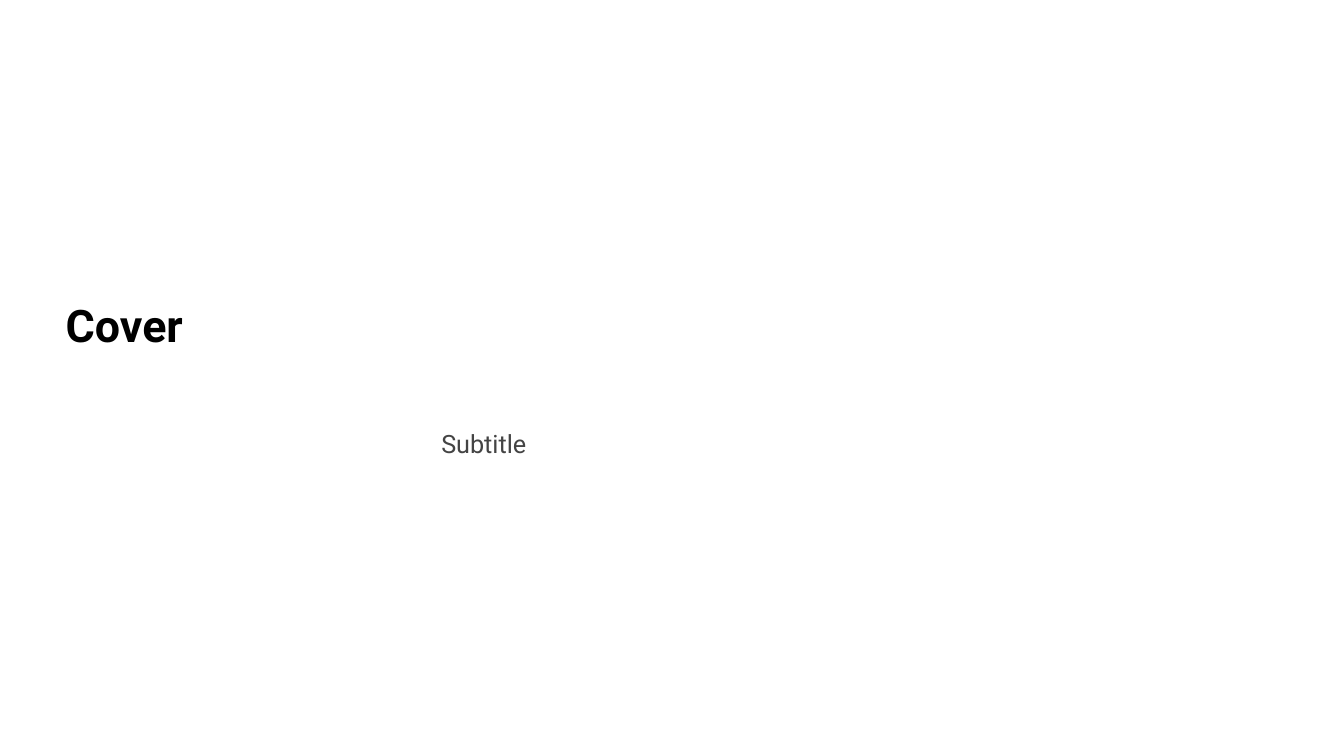
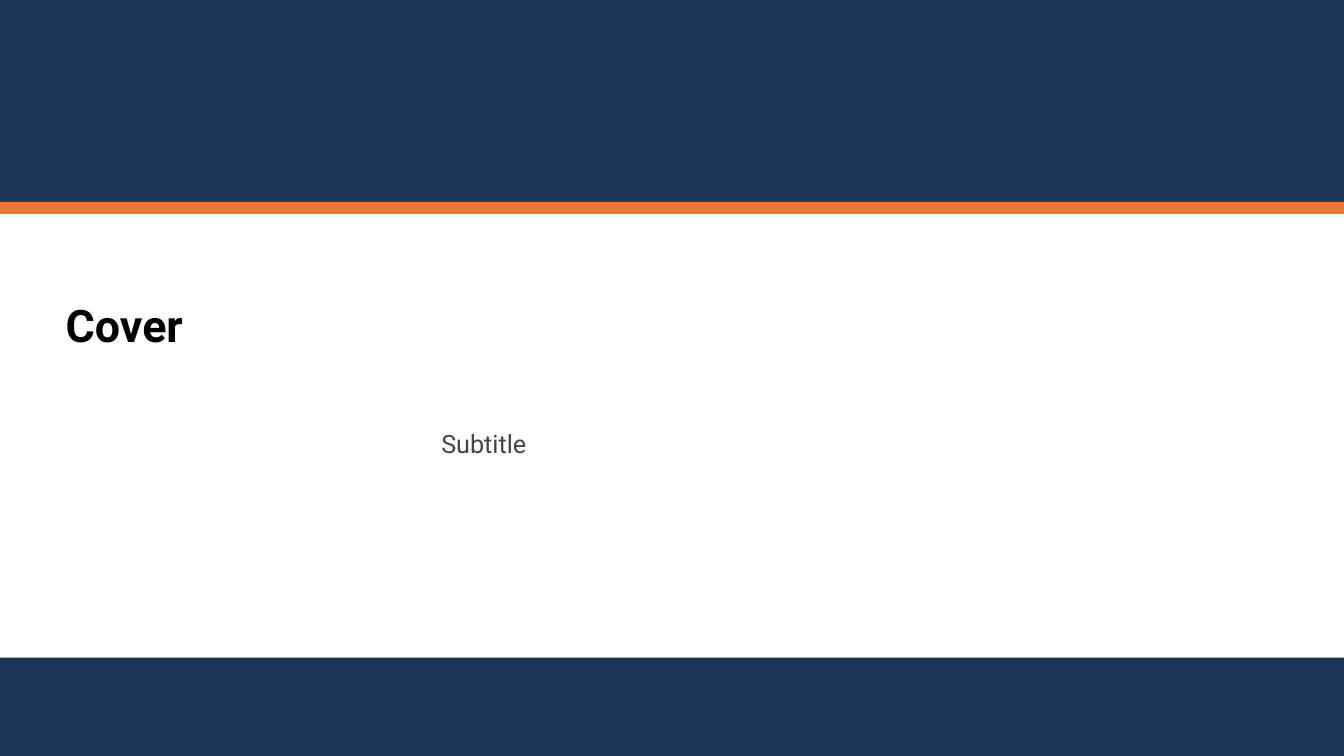
Before and after one commit to ymuichiro/pptx-parser-for-ai, a slide deck: slide 1 of examples/review/sample-deck.generated.pptx. Drawn at 1344x756 pixels with LibreOffice and Linux fonts; fonts in the diff are those of the drawing. Boxes give left, top, right and bottom in pixels: in the first picture for what was removed or moved away, otherwise in the second. Text is boxed around its words. In the diff, an @@ line names an element or a change of style, - is before the commit and + after.

```diff
--- a/examples/review/sample-deck.generated.pptx
+++ b/examples/review/sample-deck.generated.pptx
@@ rectangle added at box(0, 0, 1344, 208), fill #1C3557 @@
@@ rectangle added at box(0, 202, 1344, 214), fill #E8763A @@
@@ rectangle added at box(0, 658, 1344, 756), fill #1C3557 @@
```
Also in this commit, not shown: 8 other slides changed, 3 slides added, 3 slides removed, 56 other files.
